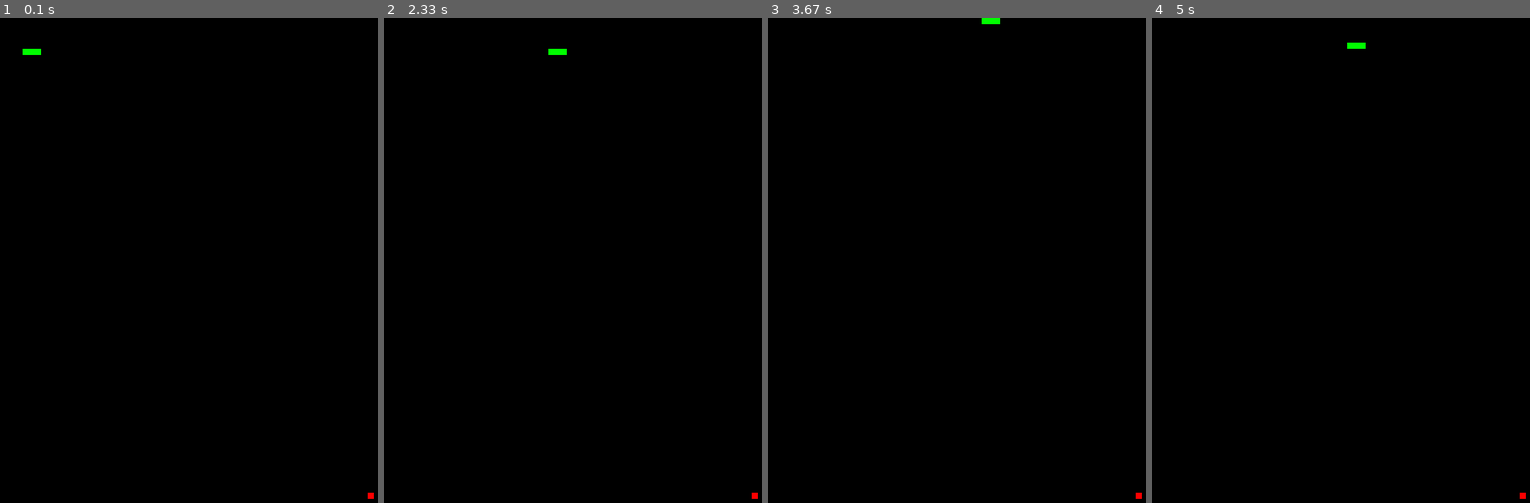
Above: before the commit, frames 1-4 (left to right).
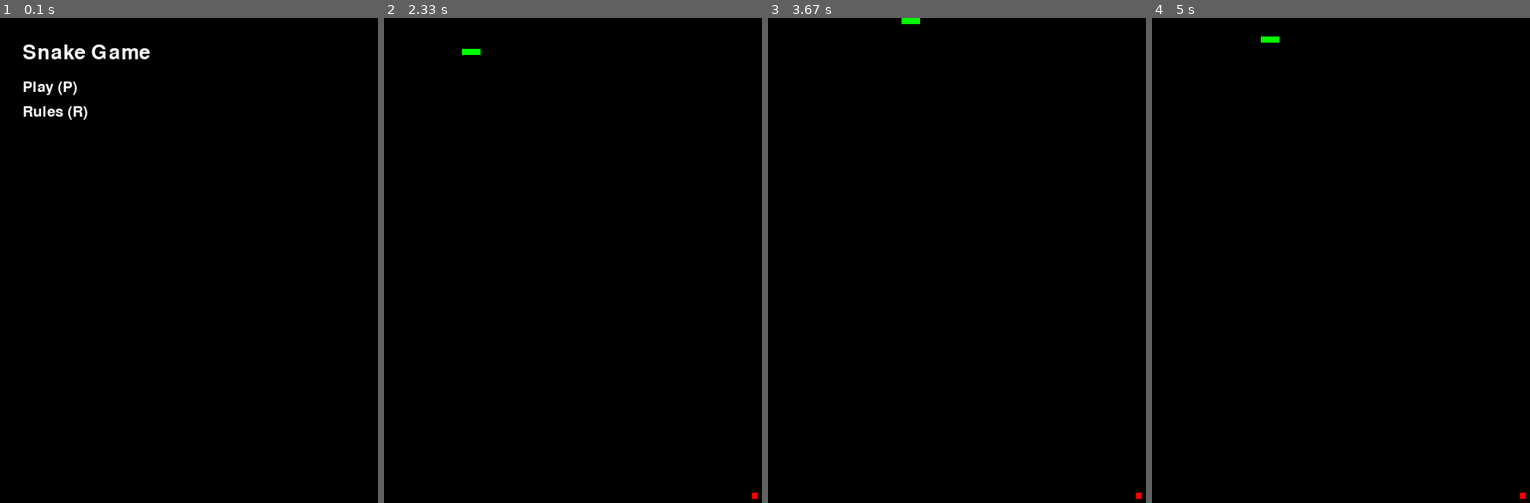
Above: after the commit, the same moments.

Repository: ksushanik/programming_homework
Game: pygame game, started from 1.2/13.05_snake/snake.py
Same seed, same stepped clock (60 frames per second), same inputs: the game is played once before the commit and once after it.
Inputs:
- Up to frame 1 (0.1 s): no input
- Up to frame 2 (2.33 s): hold R 0.33-0.8 s; hold Esc 0.83-1.3 s; hold P 1.33-1.8 s
- Up to frame 3 (3.67 s): hold Up 2.33-2.8 s; hold Right 2.83-3.3 s
- Up to frame 4 (5 s): hold Down 3.9-4.2 s; hold Left 4.23-4.63 s

The runs differ from the first frame. In frame 1, 1.0% of the frame differs, in the area x 5-99%, y 5-100%; in frame 2, 0.1%; in frame 3, 0.1%; in frame 4, 0.1%.

Commit message:
1. добавила приветственную менюшку 2. добавила проверку на столкновение змеи с собой

Diff:
--- a/1.2/13.05_snake/snake.py
+++ b/1.2/13.05_snake/snake.py
@@ -14,6 +14,7 @@
 background_color = (0, 0, 0)
 snake_color = (0, 255, 0)
 apple_color = (255, 0, 0)
+text_color = (255, 255, 255)
 
 # Загрузка звуков и музыки
 eat_sound = pygame.mixer.Sound("eat.wav")
@@ -26,11 +27,61 @@
 screen = pygame.display.set_mode((cell_number * cell_size, cell_number * cell_size))
 pygame.display.set_caption("Snake Game")
 
-# Создание змейки и яблока
+# Начальные значения переменных
 snake_pos = [[50, 50], [40, 50], [30, 50]]
+snake_direction = pygame.K_RIGHT
 apple_pos = [random.randrange(1, cell_number) * cell_size, random.randrange(1, cell_number) * cell_size]
 snake_speed = 10
-snake_direction = pygame.K_RIGHT
+
+
+# Функция для отображения текста
+def draw_text(text, font, color, surface, x, y):
+    text_obj = font.render(text, 1, color)
+    text_rect = text_obj.get_rect()
+    text_rect.topleft = (x, y)
+    surface.blit(text_obj, text_rect)
+
+
+# Функция для отображения правил игры
+def show_rules():
+    running = True
+    while running:
+        screen.fill(background_color)
+        draw_text("Rules:", pygame.font.Font(None, 36), text_color, screen, 40, 40)
+        draw_text("1. Используйте стрелки для управления змейкой.", pygame.font.Font(None, 24), text_color, screen, 40,
+                  100)
+        draw_text("2. Ешьте яблоки, чтобы расти.", pygame.font.Font(None, 24), text_color, screen, 40, 140)
+        draw_text("3. Не врезайтесь в стены или в себя.", pygame.font.Font(None, 24), text_color, screen, 40, 180)
+        draw_text("Нажмите ESC, чтобы вернуться в главное меню.", pygame.font.Font(None, 24), text_color, screen, 40,
+                  300)
+
+        pygame.display.flip()
+
+        for event in pygame.event.get():
+            if event.type == pygame.KEYDOWN:
+                if event.key == pygame.K_ESCAPE:
+                    running = False
+
+
+# Функция для отображения главного меню
+def main_menu():
+    while True:
+        screen.fill(background_color)
+        draw_text("Snake Game", pygame.font.Font(None, 48), text_color, screen, 40, 40)
+        draw_text("Play (P)", pygame.font.Font(None, 36), text_color, screen, 40, 100)
+        draw_text("Rules (R)", pygame.font.Font(None, 36), text_color, screen, 40, 140)
+
+        pygame.display.flip()
+
+        for event in pygame.event.get():
+            if event.type == pygame.KEYDOWN:
+                if event.key == pygame.K_p:
+                    return
+                if event.key == pygame.K_r:
+                    show_rules()
+            if event.type == pygame.QUIT:
+                pygame.quit()
+                sys.exit()
 
 
 # Отображение сообщения об окончании игры
@@ -42,6 +93,7 @@
 
 
 # Основной игровой цикл
+main_menu()
 while True:
     for event in pygame.event.get():
         if event.type == pygame.QUIT:
@@ -70,6 +122,13 @@
         pygame.quit()
         sys.exit()
 
+    # Проверка столкновения змеи с собой
+    if snake_pos[0] in snake_pos[1:]:
+        crash_sound.play()
+        game_over()
+        pygame.quit()
+        sys.exit()
+
     # Проверка столкновения с яблоком
     if snake_pos[0] == apple_pos:
         eat_sound.play()
